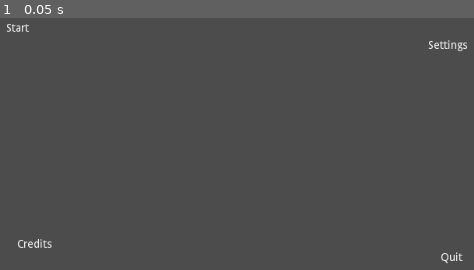
Above: before the commit, frame 1.
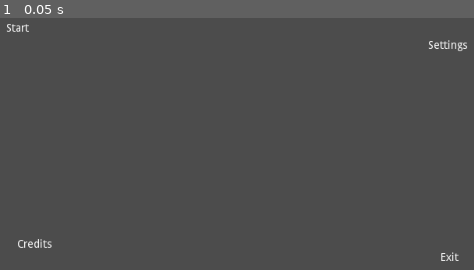
Above: after the commit, the same moment.

Repository: winnerbyhabit/bifigamejamWS19
Game: Godot game, scene res://Startmenu.tscn
Two runs of this game, one before a commit and one after it. Both use one fixed random seed, a clock stepped at 60 frames per second and the inputs below. This scene is started directly instead of the project's main scene.
Inputs:
- Up to frame 1 (0.05 s): no input

The runs differ from the first frame. In frame 1, less than 0.1% of the frame differs, in the area x 93-98%, y 92-98%.

Commit message:
Startmenue angefangen

Diff:
--- a/project/Startmenu.tscn
+++ b/project/Startmenu.tscn
@@ -55,5 +55,5 @@
 margin_top = 301.0
 margin_right = 81.0
 margin_bottom = 332.0
-text = "Quit
+text = "Exit
 "
